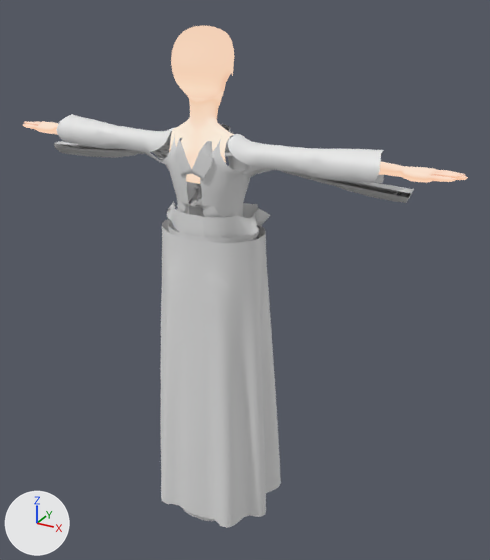
A saved change to the glTF model HistoryShift/assets/characters/vrm/wasou/HairSample_Male.glb.
The view is the same before and after, from a 50 mm camera at (1.106, -1.758, 1.864) aimed at (0.092, 0.087, 0.941). The axes (+X, +Y, +Z) are drawn at lower left. The lights are the same throughout. The picture after the commit comes second. Vertices at exactly the same position are counted once.

Objects in the first picture: 'BodyW', 'w_garment_eri', 'w_garment_hakama', 'w_garment_kosode', 'w_garment_obi', 'w_garment_robe' and 1 more.
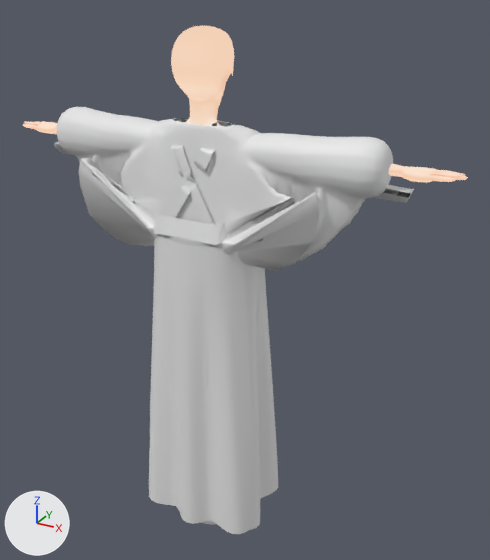
Changed parts and their boxes [x1, y1, x2, y2] in the pictures (490 x 560 px; the box of a moved part takes in the faces that stretch with it):
'w_garment_hakama', reshaped (7% wider)
    before: [161, 219, 281, 528]
    after: [149, 234, 278, 534]
'w_garment_kosode', reshaped
    before: [54, 114, 414, 232]
    after: [54, 107, 414, 271]
'w_garment_obi', reshaped
    before: [166, 202, 270, 238]
    after: [154, 213, 228, 245]
'w_garment_eri', reshaped
    before: [176, 124, 231, 218]
    after: [156, 120, 229, 246]
part 1 of me_body_baked_002, deleted
    before: [169, 120, 234, 184]
part 2 of me_eri_under, rebuilt
    before: [176, 138, 223, 218]
    after: [174, 146, 220, 246]
part 3 of me_eri_under, rebuilt
    before: [177, 124, 231, 213]
    after: [156, 120, 229, 237]
part 4 of me_hakama, moved or reshaped
    before: [168, 219, 259, 243]
    after: [163, 235, 213, 247]
part 5 of me_hakama, moved or reshaped
    before: [161, 219, 281, 528]
    after: [149, 234, 278, 534]
part 6 of me_body_baked_003, rebuilt
    before: [154, 132, 266, 232]
    after: [57, 107, 393, 271]
part 7 of me_body_baked_003, deleted
    before: [228, 134, 384, 183]
part 8 of me_body_baked_003, deleted
    before: [56, 114, 176, 163]
part 9 of me_obi, moved or reshaped
    before: [166, 202, 260, 238]
    after: [216, 225, 228, 245]

Edits to the bpy script that builds the scene:
```text
Change me_body_baked_002:
    used by ob_bodyw; location = (0.0, 0.0, 0.0)
    remove me_body_baked_002.from_pydata(...)  # 2287 vertices, 4268 faces; spans x -0.78..0.78, y -0.1..0.17, z 0.02..1.75
    add me_body_baked_002.from_pydata(...)  # 2172 vertices, 4062 faces; spans x -0.78..0.78, y -0.1..0.17, z 0.02..1.75
    me_body_baked_002 part 1
    115 vertices are removed from x -0.1..0.11, y -0.07..0.04, z 1.3..1.47
    206 faces are deleted
Change me_eri_under:
    used by ob_w_garment_eri; location = (0.0, 0.0, 0.0)
    remove me_eri_under.from_pydata(...)  # 154 vertices, 148 faces; spans x -0.112..0.111, y -0.082..0.065, z 1.129..1.469
    add me_eri_under.from_pydata(...)  # 164 vertices, 160 faces; spans x -0.119..0.12, y -0.119..0.075, z 1.127..1.474
    me_eri_under part 2: the loose piece of 77 vertices spanning x -0.077..0.111, y -0.079..0.063, z 1.129..1.467 is rebuilt with 82 vertices and now spans x -0.065..0.12, y -0.116..0.068, z 1.128..1.472
    me_eri_under part 3: the loose piece of 77 vertices spanning x -0.112..0.076, y -0.082..0.065, z 1.129..1.469 is rebuilt with 82 vertices and now spans x -0.119..0.068, y -0.119..0.075, z 1.127..1.474
Change me_hakama:
    used by ob_w_garment_hakama; location = (0.0, 0.0, 0.0)
    remove me_hakama.from_pydata(...)  # 1560 vertices, 2784 faces; spans x -0.231..0.232, y -0.144..0.191, z 0.064..1.141
    add me_hakama.from_pydata(...)  # 1560 vertices, 2784 faces; spans x -0.237..0.238, y -0.188..0.172, z 0.065..1.141
    me_hakama part 4: the loose piece of 96 vertices spanning x -0.154..0.155, y -0.092..0.167, z 1.117..1.141 is scaled about its middle by (1.09, 1.03, 1), then moved by (0.0, -0.032, 0.0)
    me_hakama part 5: 1368 of 1560 vertices moved; they spanned x -0.231..0.232, y -0.144..0.191, z 0.064..1.129 and now span x -0.237..0.238, y -0.188..0.172, z 0.065..1.129; mean shift (0.0, -0.031, 0.0); largest move (0.172, -0.059, 0.065) -> (0.211, -0.128, 0.067)
    other edits to the shape of me_hakama do not show in these pictures
Change me_body_baked_003:
    used by ob_w_garment_kosode; location = (0.0, 0.0, 0.0)
    remove me_body_baked_003.from_pydata(...)  # 1869 vertices, 3336 faces; spans x -0.641..0.642, y -0.087..0.205, z 0.972..1.458
    add me_body_baked_003.from_pydata(...)  # 8671 vertices, 17084 faces; spans x -0.641..0.642, y -0.11..0.205, z 0.953..1.481
    me_body_baked_003 part 6: the loose piece of 717 vertices spanning x -0.215..0.216, y -0.087..0.123, z 0.972..1.458 is rebuilt with 8099 vertices and now spans x -0.581..0.582, y -0.11..0.122, z 0.953..1.481
    me_body_baked_003 part 7: the loose piece of 284 vertices spanning x 0.104..0.568, y -0.051..0.073, z 1.318..1.45 is deleted
    me_body_baked_003 part 8: the loose piece of 284 vertices spanning x -0.567..-0.103, y -0.051..0.073, z 1.318..1.45 is deleted
    other edits to the shape of me_body_baked_003 do not show in these pictures
Change me_obi:
    used by ob_w_garment_obi; location = (0.0, 0.0, 0.0)
    remove me_obi.from_pydata(...)  # 80 vertices, 80 faces; spans x -0.175..0.176, y -0.076..0.143, z 1.128..1.204
    add me_obi.from_pydata(...)  # 80 vertices, 80 faces; spans x -0.189..0.19, y -0.122..0.158, z 1.118..1.226
    me_obi part 9: 80 of 80 vertices moved; they spanned x -0.175..0.176, y -0.076..0.143, z 1.128..1.204 and now span x -0.189..0.19, y -0.122..0.158, z 1.118..1.226; mean shift (-0.001, -0.023, 0.001)
```
